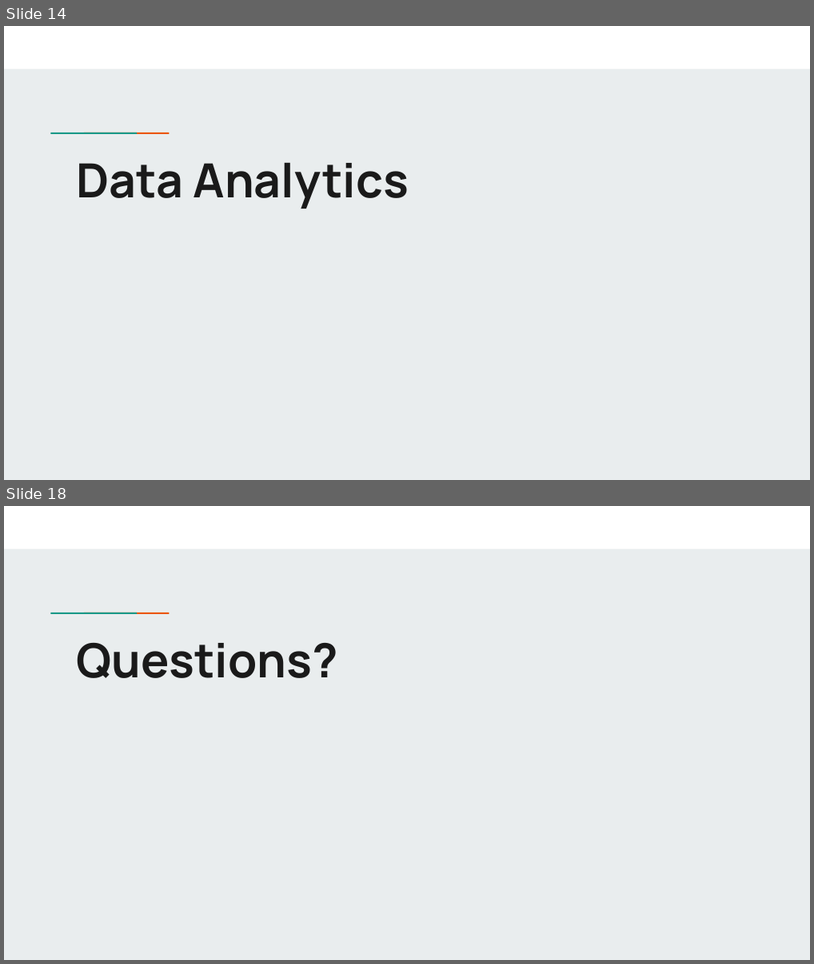
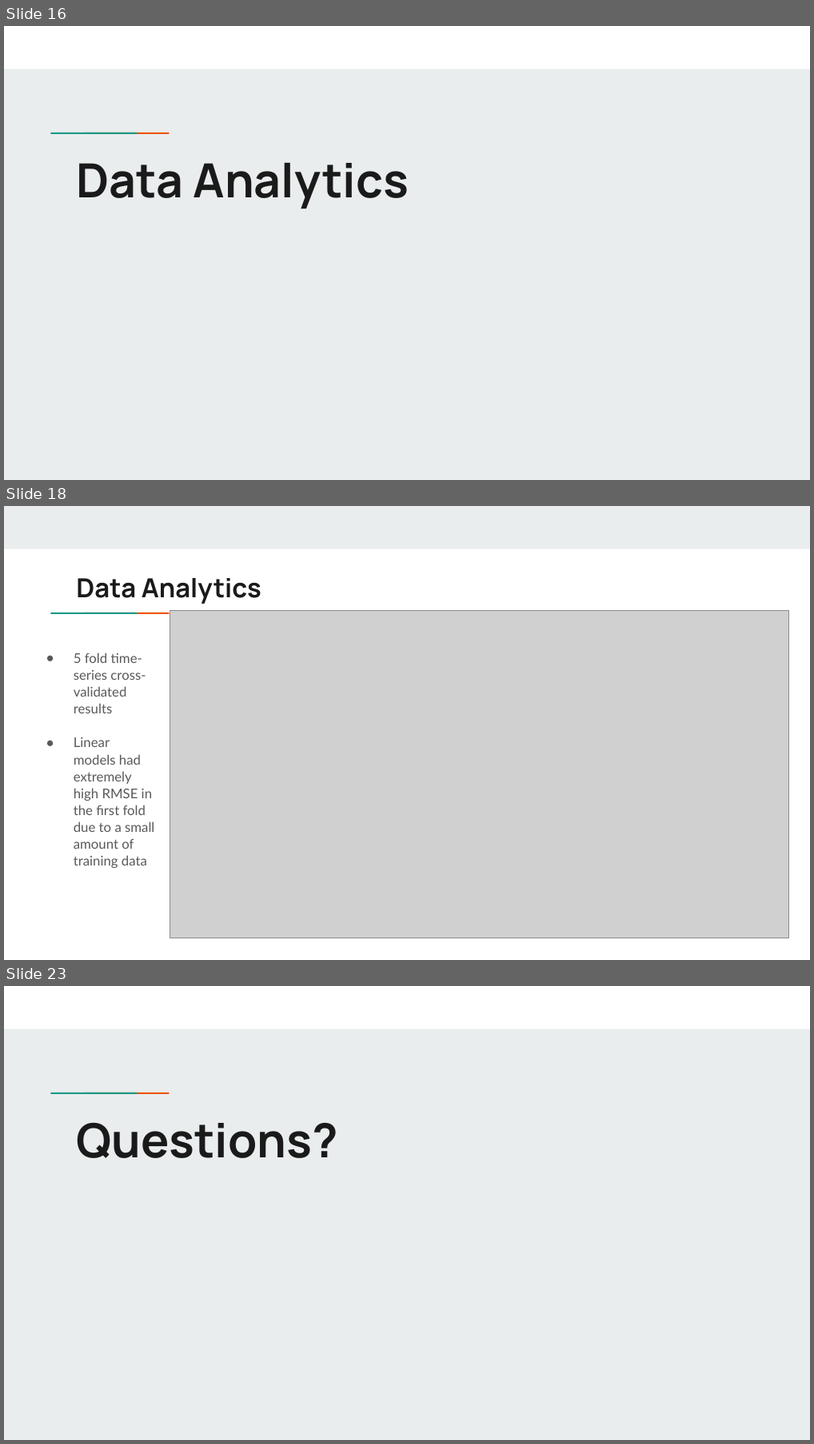
Before and after one commit to dmatlock96/Intro_Data_Science_Final_Project, a slide deck: COMP 494 Example Final Project Presentation.pptx. Shown one above the other, each under a label of ours: slides 14 and 18 before the commit, slides 16, 18 and 23 after it; the slides between them are not shown. The pictures are 814x964 and 814x1444 pixels, drawn with LibreOffice and Linux fonts; fonts in the diff are those of the drawing; grey boxes stand for pictures. Boxes give left, top, right and bottom in pixels: in the first picture for what was removed or moved away, otherwise in the second. Text is boxed around its words. In the diff, an @@ line names an element or a change of style, - is before the commit and + after.

```diff
--- a/COMP 494 Example Final Project Presentation.pptx
+++ b/COMP 494 Example Final Project Presentation.pptx
@@ slide 18 added at box(4, 506, 810, 960), background #FFFFFF; not listed: 2 template elements that a slide beside it also shows @@
@@ rectangle added at box(4, 506, 810, 548), fill #E9EDEE @@
@@ title added at box(76, 578, 262, 604), 23.4 pt, text #1A1A1A, bold @@
+Data Analytics
@@ picture added at box(170, 611, 790, 938) @@
@@ text added at box(74, 652, 154, 868), 12 pt, text #595959 @@
+● 5 fold time-series cross-validated results
+● Linear models had extremely high RMSE in the first fold due to a small amount of training data
@@ what was slide 14 is now slide 16 @@
@@ what was slide 18 is now slide 23 @@
```
Also in this commit, not shown: 4 slides changed, 5 other slides added, 1 slide removed, 2 other files.
